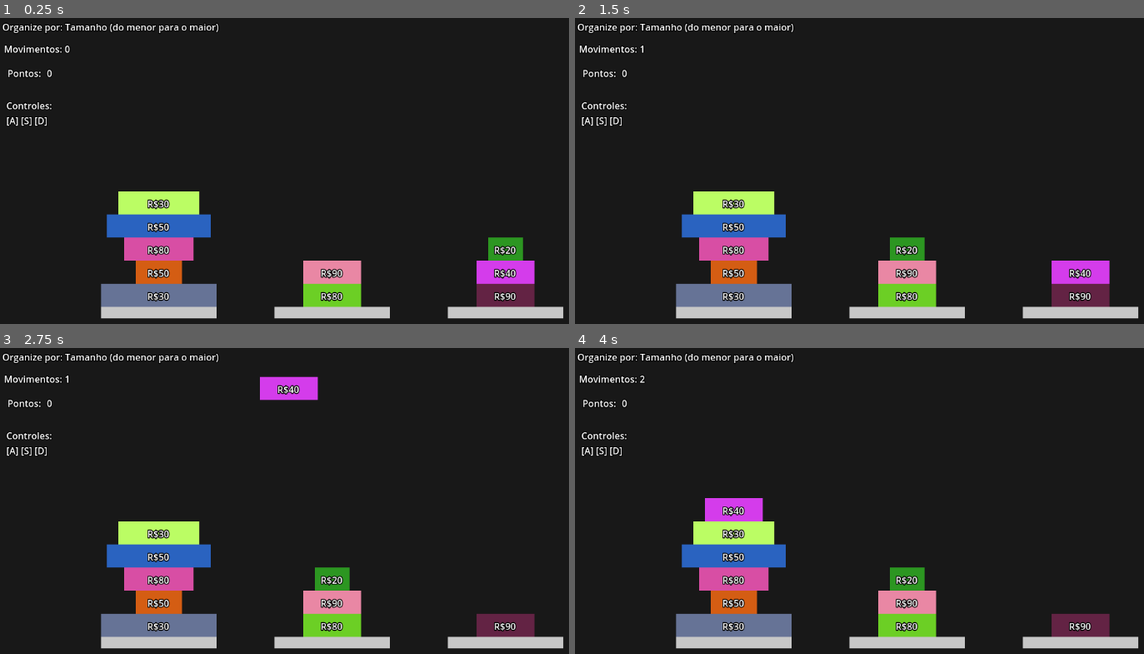
Above: before the commit, frames 1-4 (two rows, left to right).
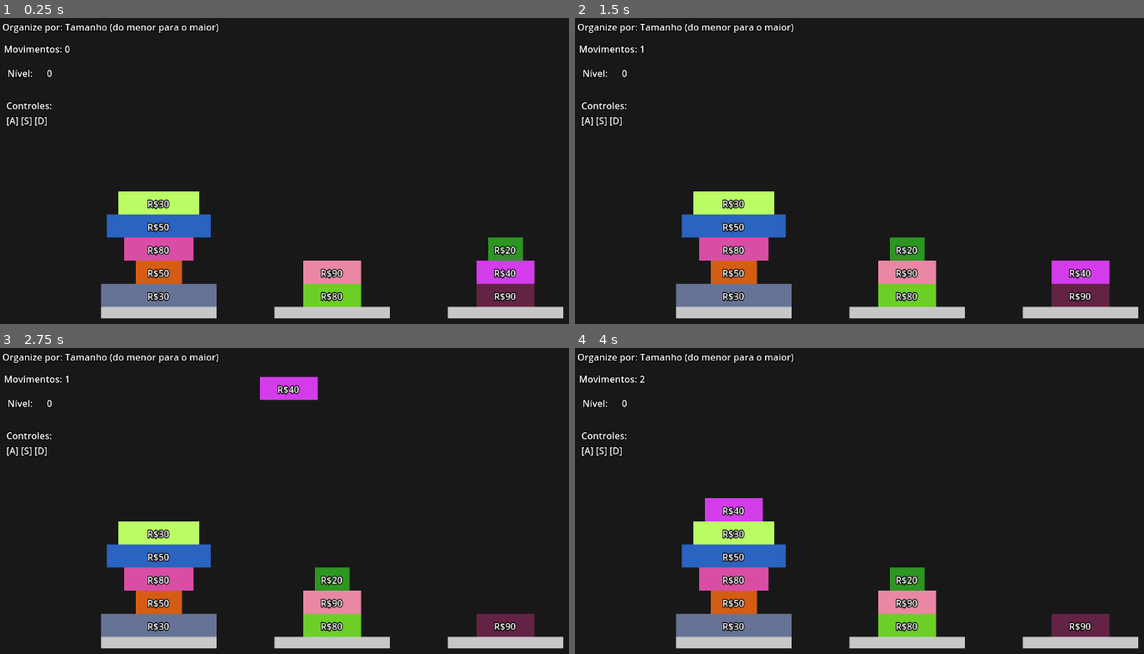
Above: after the commit, the same moments.

Repository: tiagoRaulino/stockholderRepo
Game: Godot game, scene res://scenes/game.tscn
The game is run twice, just before and just after one commit, with the same random seed, the same clock (stepped at 60 frames per second) and the same inputs.
Inputs:
- Up to frame 1 (0.25 s): no input
- Up to frame 2 (1.5 s): tap Enter at 0.5 s; hold D 0.53-1.28 s; tap Space at 1.25 s; hold S from 1.28 s (still down)
- Up to frame 3 (2.75 s): tap Enter at 2 s; release S at 2.03 s; hold D from 2.03 s (still down)
- Up to frame 4 (4 s): tap Space at 2.75 s; tap Enter at 3.5 s; release D at 3.53 s; hold A from 3.53 s (still down)

The runs differ from the first frame. In frame 1, less than 0.1% of the frame differs, in the area x 1-8%, y 16-20%; in frame 2, less than 0.1%; in frame 3, less than 0.1%; in frame 4, less than 0.1%.

Commit message:
começando propriedades de scoring

Diff:
--- a/scenes/game.tscn
+++ b/scenes/game.tscn
@@ -35,7 +35,7 @@
 theme_override_colors/font_color = Color(1, 1, 1, 1)
 theme_override_constants/outline_size = 6
 theme_override_font_sizes/font_size = 16
-text = "Pontos:"
+text = "Nível:"
 
 [node name="ControlsTip" type="Label" parent="."]
 z_index = 1
@@ -48,5 +48,3 @@
 theme_override_font_sizes/font_size = 16
 text = "Controles:
 [A] [S] [D]"
-
-[connection signal="level_completed" from="Level" to="." method="_on_level_completed"]
--- a/scripts/game.gd
+++ b/scripts/game.gd
@@ -18,4 +18,3 @@
 	# Load and add the new level
 	var new_level = load("res://scenes/level.tscn").instantiate()
 	add_child(new_level)
-	print("sinal recebido")
--- a/scripts/level.gd
+++ b/scripts/level.gd
@@ -1,6 +1,7 @@
 extends Node2D
 
-signal level_completed  # Signal to notify higher level when the level is completed
+enum Speed {FAST, SLOW}
+enum Moves {FEW, AVERAGE, ALOT}
 
 @export var TOWER_SPACING: int = 300
 var towers = []
@@ -9,10 +10,13 @@
 var held_box_position := Vector2(450, 50)  # Position for showing the held box
 var objective: String  # Sorting objective: "increase_size", "decrease_size", "increase_price", "decrease_price"
 var move_count = -10
+var speed_amount = Speed.FAST
+var moves_amount = Moves.FEW
 
 @onready var objective_label = $ObjectiveLabel  # A Label node in the scene
 @onready var you_win_label: Label = $YouWinLabel
 @onready var move_count_label: Label = $MoveCountLabel
+@onready var game_timer = Timer.new()
 
 func _ready():
 	# Randomly select an objective from the four possible sorting methods
@@ -48,8 +52,23 @@
 		var random_tower = towers[randi_range(0, 2)]
 		random_tower.add_box(box)
 
-#func _process(delta: float) -> void:
-	#print(self.name)
+	game_timer.wait_time = 20
+	game_timer.one_shot = true
+	game_timer.timeout.connect(_on_time_over)
+	add_child(game_timer)
+	game_timer.start()
+
+func _process(delta: float) -> void:
+	if move_count > 25 && move_count <= 35:
+		moves_amount = Moves.AVERAGE
+	if move_count > 35:
+		moves_amount = Moves.ALOT
+	print(str(moves_amount)+" "+str(speed_amount))
+
+func _on_time_over():
+	print("Time over")
+	speed_amount = Speed.SLOW
+	# You can add additional logic here (e.g., show game over screen, restart level, etc.)
 
 func _input(event: InputEvent) -> void:
 	if event is InputEventKey and event.pressed:
@@ -90,10 +109,9 @@
 					if tower.decrease_price_order():
 						declare_win("Preço (do mais caro para o mais barato)")
 
-func declare_win(order_type: String):
-	print("YOU WIN! The tower is sorted correctly by " + order_type)
+func declare_win(_order_type: String):
+	# print("YOU WIN! The tower is sorted correctly by " + order_type)
 	you_win_label.visible = true
 	await get_tree().create_timer(0.8).timeout
 	get_parent().create_new_level()
-	print("signal emited")
 	self.queue_free()
--- a/scripts/stock_tower.gd
+++ b/scripts/stock_tower.gd
@@ -2,7 +2,7 @@
 class_name StockTower
 
 var boxes: Array = []
-@export var max_height: int = 10
+var max_height: int = 10
 
 func add_box(box: StockBox):
 	if boxes.size() >= max_height:
